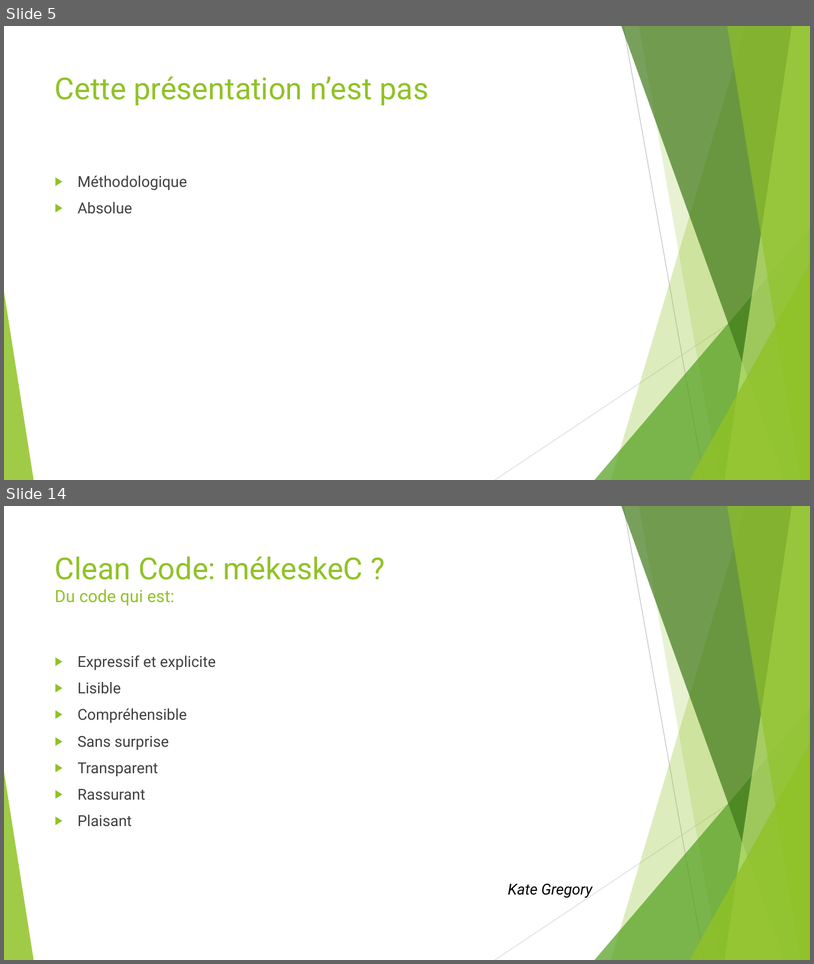
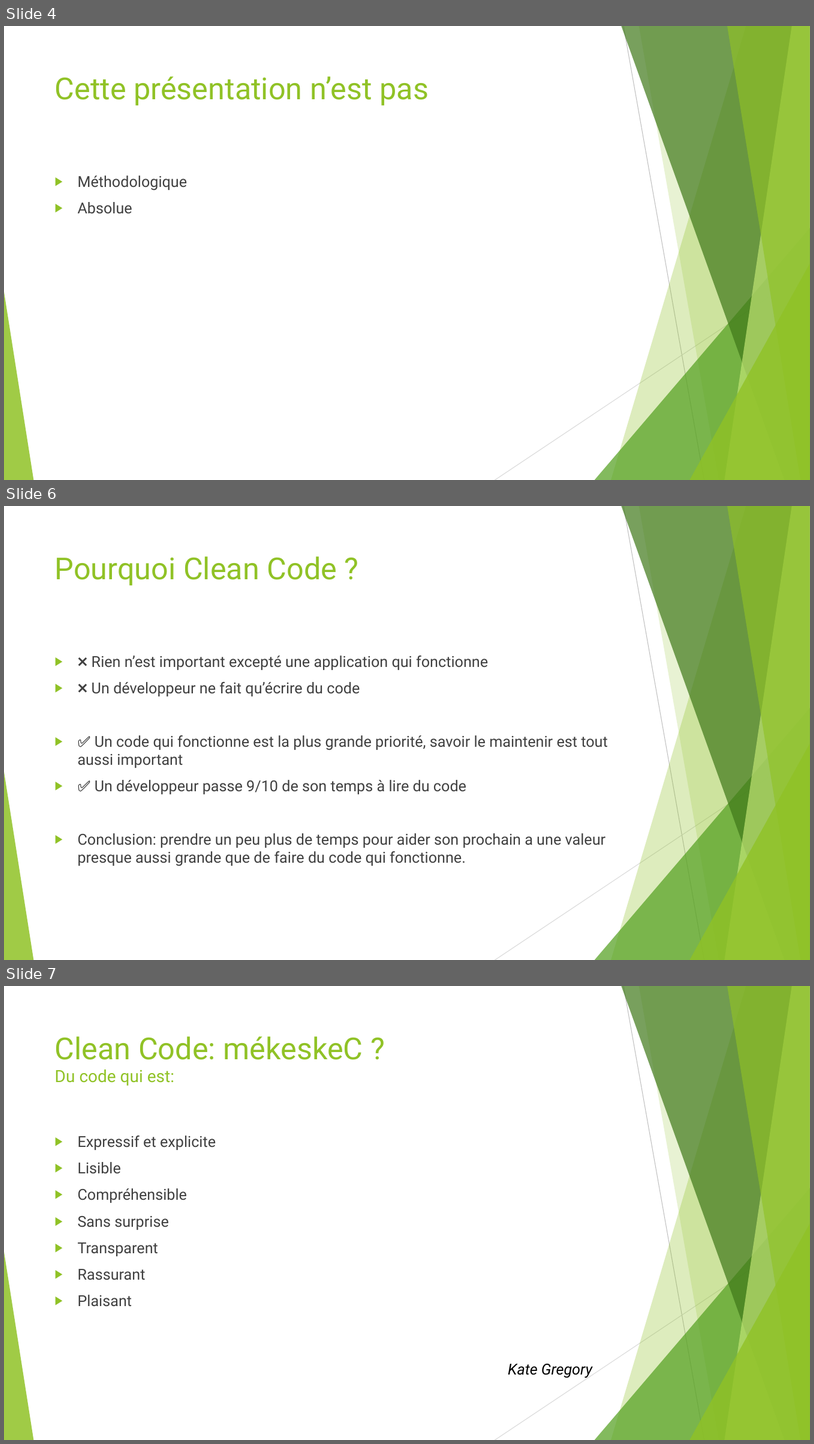
Before and after one commit to worming004/SimpleIsNotEasy, a slide deck: PPT/Easy != Simple.pptx. Shown one above the other, each under a label of ours: slides 5 and 14 before the commit, slides 4, 6 and 7 after it; the slides between them are not shown. The pictures are 814x964 and 814x1444 pixels, drawn with LibreOffice and Linux fonts; fonts in the diff are those of the drawing. Boxes give left, top, right and bottom in pixels: in the first picture for what was removed or moved away, otherwise in the second. Text is boxed around its words. In the diff, an @@ line names an element or a change of style, - is before the commit and + after.

```diff
--- a/PPT/Easy != Simple.pptx
+++ b/PPT/Easy != Simple.pptx
@@ slide 6 added at (4,506,810,960), background #FFFFFF; not listed: 10 template elements that a slide beside it also shows @@
@@ title added at (55,556,338,586), 36 pt, text #90C226 @@
+Pourquoi Clean Code ?
@@ text added at (78,655,608,866), 18 pt, text #404040 @@
+▶ ❌ Rien n’est important excepté une application qui fonctionne
+▶ ❌ Un développeur ne fait qu’écrire du code
+▶ ✅ Un code qui fonctionne est la plus grande priorité, savoir le maintenir est tout aussi important
+▶ ✅ Un développeur passe 9/10 de son temps à lire du code
+▶ Conclusion: prendre un peu plus de temps pour aider son prochain a une valeur presque aussi grande que de faire du code qui fonctionne.
@@ what was slide 5 is now slide 4 @@
@@ what was slide 14 is now slide 7 @@
```
Also in this commit, not shown: 5 slides changed, 8 slides removed, 22 other files.
